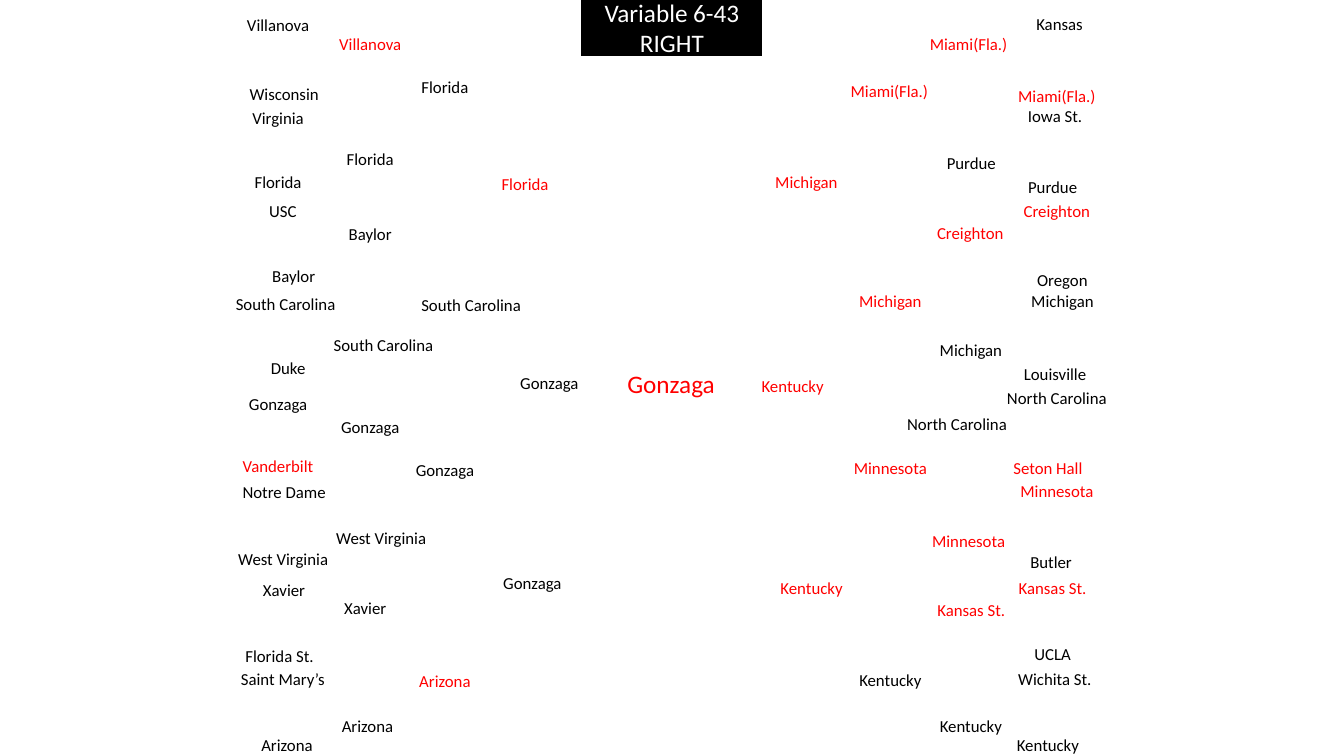
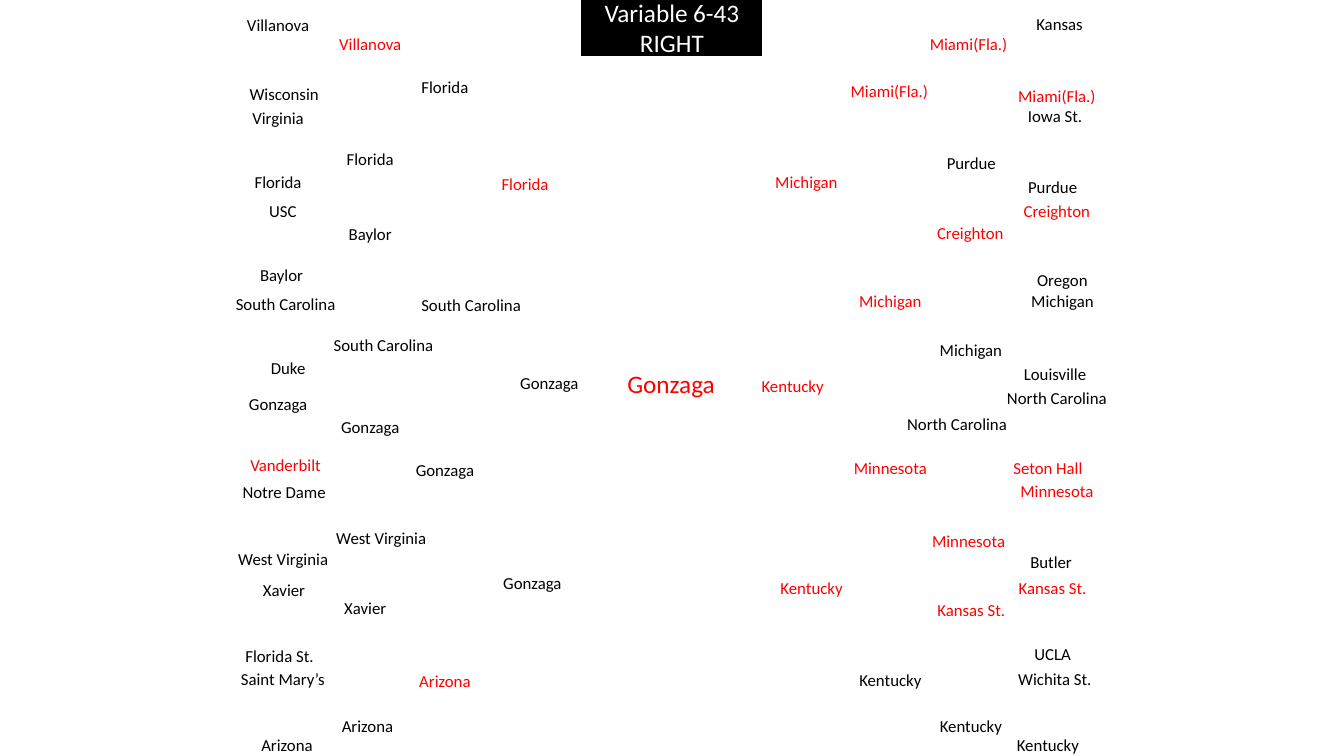
Before and after one commit to NicholasFrederick/March-Madness-Prediction, a slide deck: slide 25 of Brackets.pptx. Drawn at 1344x756 pixels with LibreOffice and Linux fonts; fonts in the diff are those of the drawing; background and template pictures are left out. Boxes give left, top, right and bottom in pixels: in the first picture for what was removed or moved away, otherwise in the second. Text is boxed around its words. In the diff, an @@ line names an element or a change of style, - is before the commit and + after.

```diff
--- a/Brackets.pptx
+++ b/Brackets.pptx
@@ text "Baylor": place and size @@
-text "Baylor" at (272, 270, 315, 285)
+text "Baylor" at (260, 269, 303, 284)
@@ text "Vanderbilt": place and size @@
-text "Vanderbilt" at (243, 460, 314, 472)
+text "Vanderbilt" at (250, 459, 321, 471)
```
Also in this commit, not shown: 3 other slides changed, 6 slides added, 6 slides removed.
